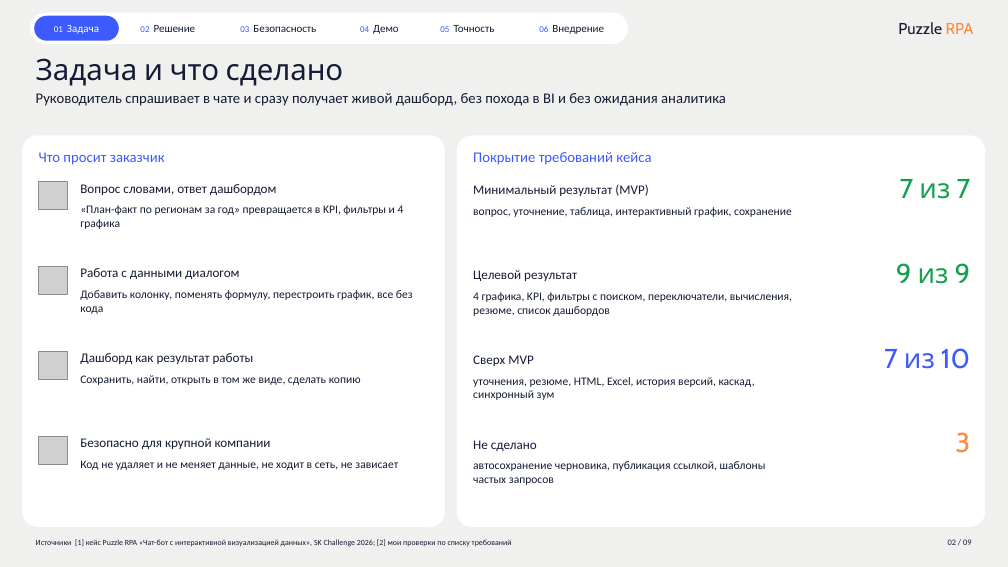
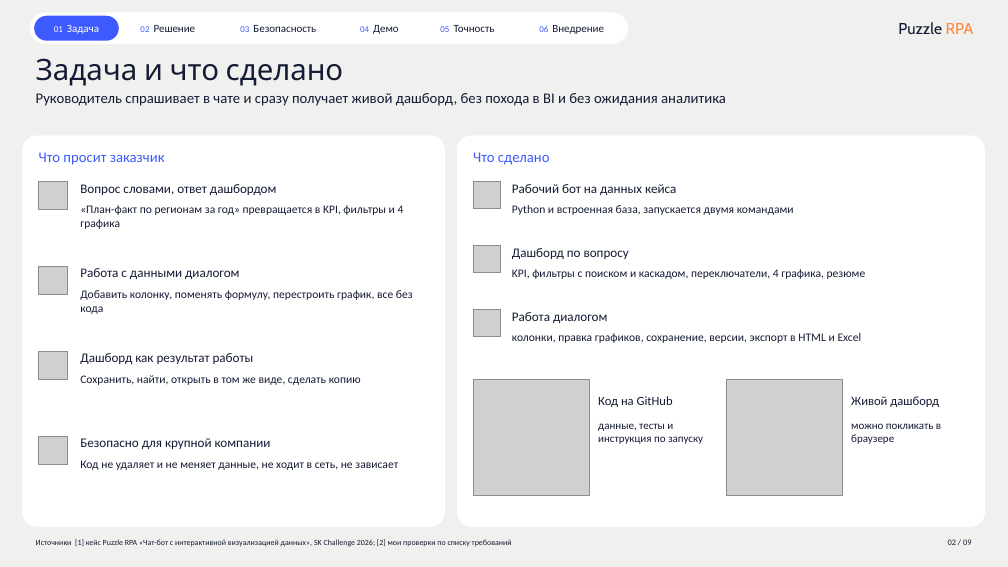
Before and after one commit to alkornilovich/Cases, a slide deck: slide 2 of sk-challenge-puzzle-bi-bot/presentation/Puzzle_BI_чат-бот.pptx. Drawn at 1008x567 pixels with LibreOffice and Linux fonts; fonts in the diff are those of the drawing; grey boxes stand for pictures. Boxes give left, top, right and bottom in pixels: in the first picture for what was removed or moved away, otherwise in the second. Text is boxed around its words. In the diff, an @@ line names an element or a change of style, - is before the commit and + after.

```diff
--- a/sk-challenge-puzzle-bi-bot/presentation/Puzzle_BI_чат-бот.pptx
+++ b/sk-challenge-puzzle-bi-bot/presentation/Puzzle_BI_чат-бот.pptx
@@ text at (x1=473, y1=152, x2=550, y2=165): text changed @@
-Покрытие требований кейса
+Что сделано
@@ text removed at (x1=473, y1=184, x2=648, y2=196) @@
-Минимальный результат (MVP)
@@ picture added at (x1=473, y1=181, x2=500, y2=208) @@
@@ text at (x1=512, y1=205, x2=794, y2=215): text changed @@
-вопрос, уточнение, таблица, интерактивный график, сохранение
+Python и встроенная база, запускается двумя командами
@@ text at (x1=512, y1=184, x2=676, y2=195): text changed; size 26 to 12.5 pt; font Cabin to Calibri; text colour #12A150 to #141B34 @@
-7 из 7
+Рабочий бот на данных кейса
@@ picture added at (x1=473, y1=246, x2=500, y2=272) @@
@@ text at (x1=512, y1=269, x2=866, y2=279): text changed @@
-4 графика, KPI, фильтры с поиском, переключатели, вычисления, резюме, список дашбордов
+KPI, фильтры с поиском и каскадом, переключатели, 4 графика, резюме
@@ text added at (x1=512, y1=248, x2=629, y2=259), 12.5 pt, text #141B34 @@
+Дашборд по вопросу
@@ text removed at (x1=896, y1=263, x2=971, y2=284) @@
-9 из 9
@@ text removed at (x1=473, y1=270, x2=577, y2=281) @@
-Целевой результат
@@ picture added at (x1=473, y1=309, x2=500, y2=336) @@
@@ text added at (x1=512, y1=312, x2=607, y2=323), 12.5 pt, text #141B34 @@
+Работа диалогом
@@ text removed at (x1=473, y1=355, x2=533, y2=366) @@
-Сверх MVP
@@ text at (x1=512, y1=333, x2=862, y2=343): text changed @@
-уточнения, резюме, HTML, Excel, история версий, каскад, синхронный зум
+колонки, правка графиков, сохранение, версии, экспорт в HTML и Excel
@@ text removed at (x1=884, y1=348, x2=970, y2=369) @@
-7 из 10
@@ picture added at (x1=473, y1=380, x2=590, y2=496) @@
@@ picture added at (x1=727, y1=380, x2=843, y2=496) @@
@@ text added at (x1=598, y1=396, x2=673, y2=407), 12 pt, text #141B34 @@
+Код на GitHub
@@ text added at (x1=851, y1=396, x2=939, y2=407), 12 pt, text #141B34 @@
+Живой дашборд
@@ text removed at (x1=473, y1=440, x2=537, y2=451) @@
-Не сделано
@@ text at (x1=598, y1=423, x2=703, y2=444): text changed; size 11 to 10.5 pt @@
-автосохранение черновика, публикация ссылкой, шаблоны частых запросов
+данные, тесты и инструкция по запуску
@@ text added at (x1=851, y1=423, x2=941, y2=444), 10.5 pt, text #141B34 @@
+можно покликать в браузере
@@ text removed at (x1=955, y1=432, x2=970, y2=453) @@
-3
```
Also in this commit, not shown: 2 other slides changed, 1 other file.
